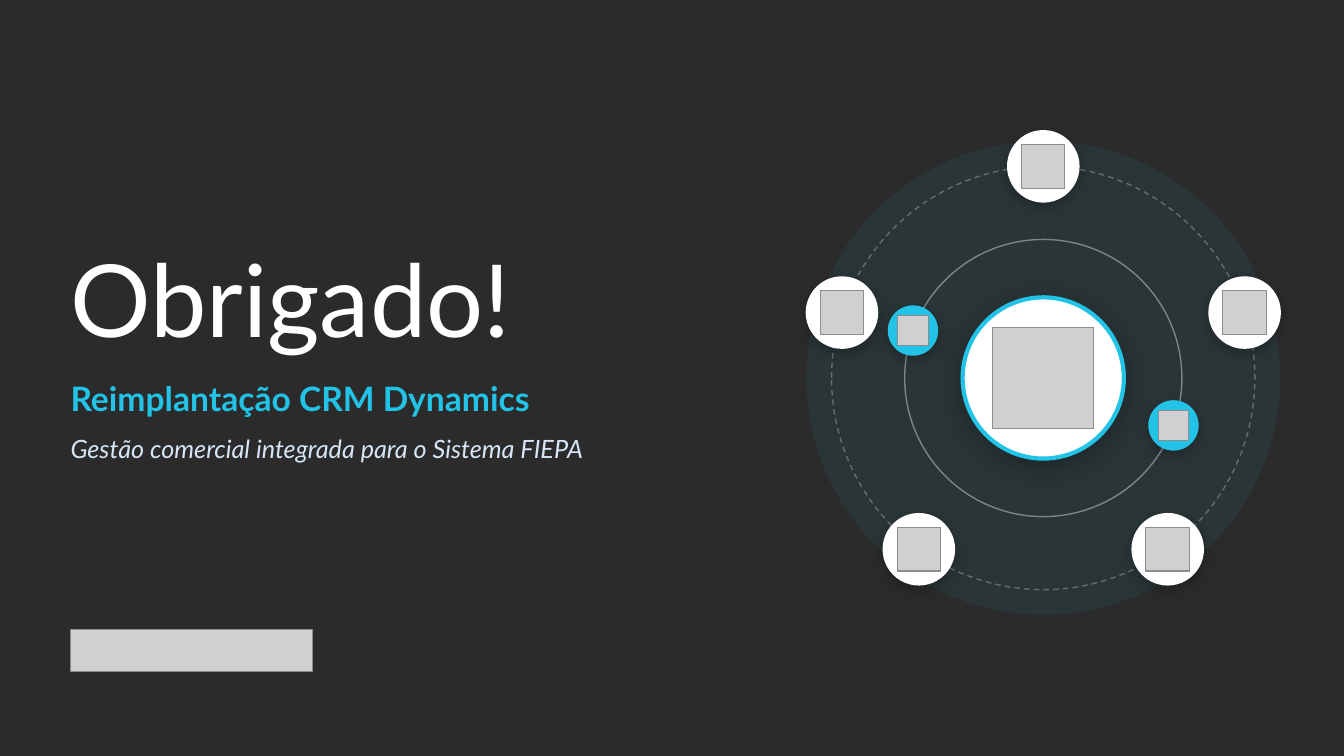
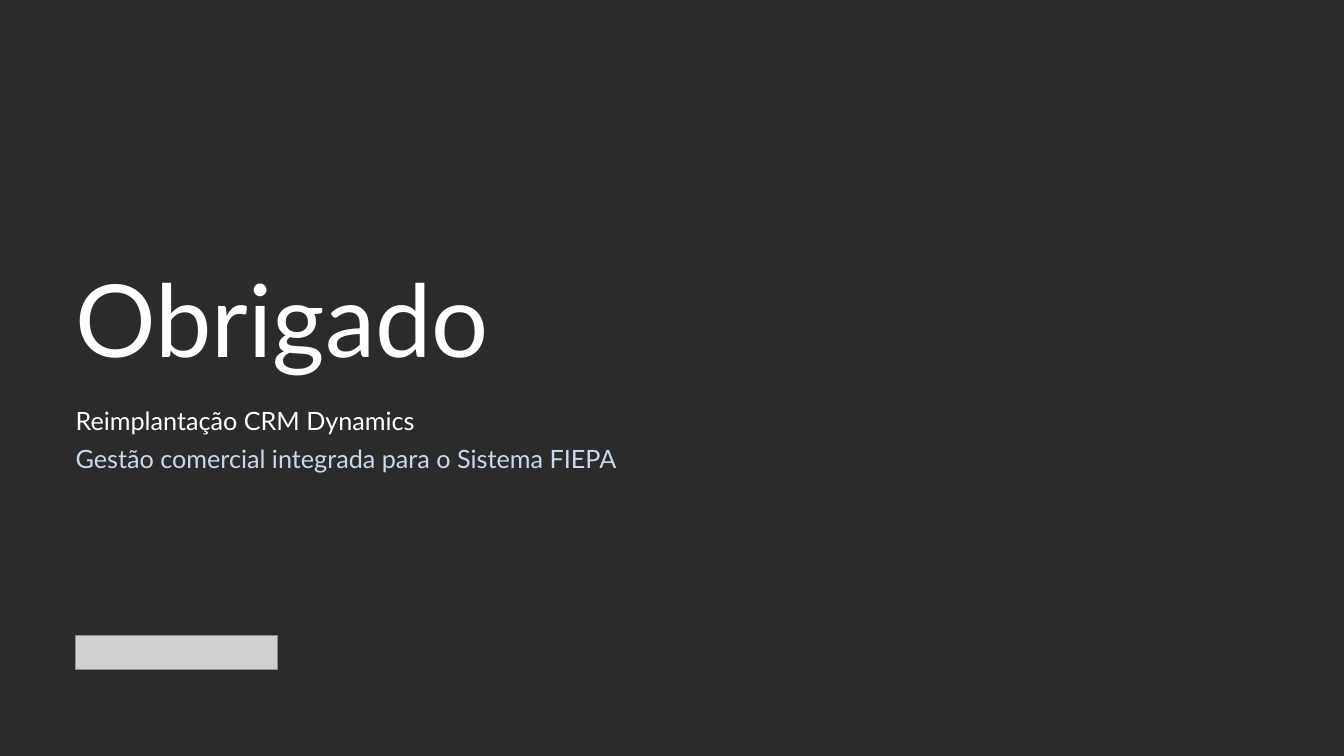
Before and after one commit to lucasmaiaws13-eng/for-desktop, a slide deck: slide 10 of apresentacao-crm-fiepa/Reimplantacao_CRM_Dynamics_FIEPA.pptx. Drawn at 1344x756 pixels with LibreOffice and Linux fonts; fonts in the diff are those of the drawing; grey boxes stand for pictures; background and template pictures are left out; a plain dark background stands for a picture behind light text. Boxes give left, top, right and bottom in pixels: in the first picture for what was removed or moved away, otherwise in the second. Text is boxed around its words. In the diff, an @@ line names an element or a change of style, - is before the commit and + after.

```diff
--- a/apresentacao-crm-fiepa/Reimplantacao_CRM_Dynamics_FIEPA.pptx
+++ b/apresentacao-crm-fiepa/Reimplantacao_CRM_Dynamics_FIEPA.pptx
@@ ellipse removed at (807,141,1280,615) @@
@@ ellipse removed at (1007,130,1080,203) @@
@@ picture removed at (1021,144,1065,188) @@
@@ ellipse removed at (832,166,1255,590) @@
@@ ellipse removed at (904,240,1182,517) @@
@@ text at (76,282,489,375): text changed @@
-Obrigado!
+Obrigado
@@ ellipse removed at (806,276,878,349) @@
@@ picture removed at (821,291,864,335) @@
@@ ellipse removed at (963,297,1124,459) @@
@@ ellipse removed at (1209,276,1281,349) @@
@@ picture removed at (1223,291,1266,335) @@
@@ ellipse removed at (888,306,939,356) @@
@@ picture removed at (898,316,929,346) @@
@@ picture removed at (993,328,1094,429) @@
@@ text removed at (71,386,530,417) @@
-Reimplantação CRM Dynamics
@@ text at (76,411,414,435): paragraph added @@
+Reimplantação CRM Dynamics
@@ text "Reimplantação CRM Dynamics": place and size @@
-text "Reimplantação CRM Dynamics" at (71,439,582,463)
+text "Reimplantação CRM Dynamics" at (76,411,617,473)
@@ ellipse removed at (1148,400,1199,451) @@
@@ picture removed at (1158,410,1189,441) @@
@@ text at (76,449,617,473): text colour #D7E6F7 to #C9D8EE, italic off in "Gestão comercial integrada para o Sistema FIEPA"; line spacing 1 to 1.25 @@
@@ ellipse removed at (883,513,956,586) @@
@@ picture removed at (897,527,941,571) @@
@@ ellipse removed at (1131,513,1204,586) @@
@@ picture removed at (1146,527,1190,571) @@
@@ picture: place and size @@
-picture at (71,630,313,671)
+picture at (76,635,277,670)
```
Also in this commit, not shown: 9 other slides changed, 9 other files.
